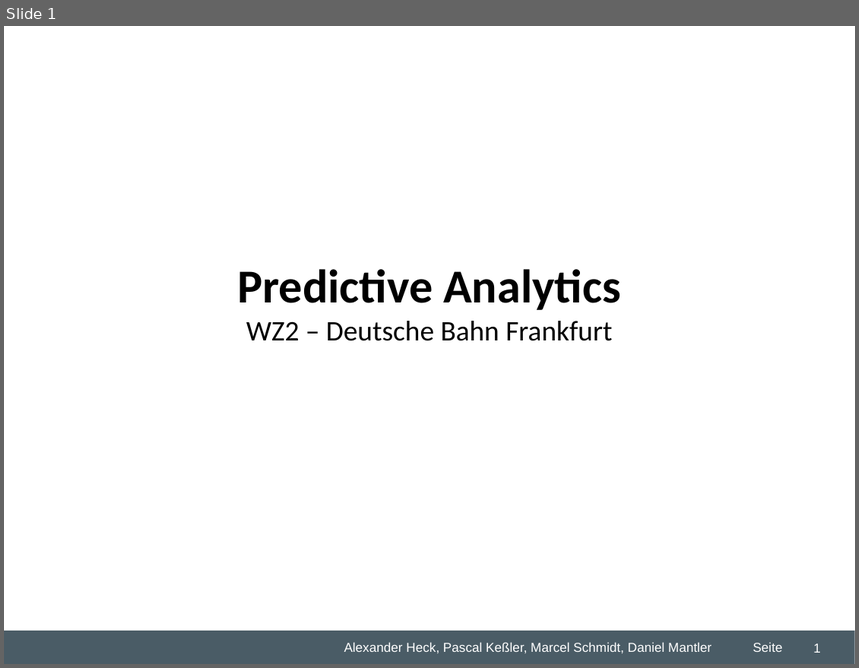
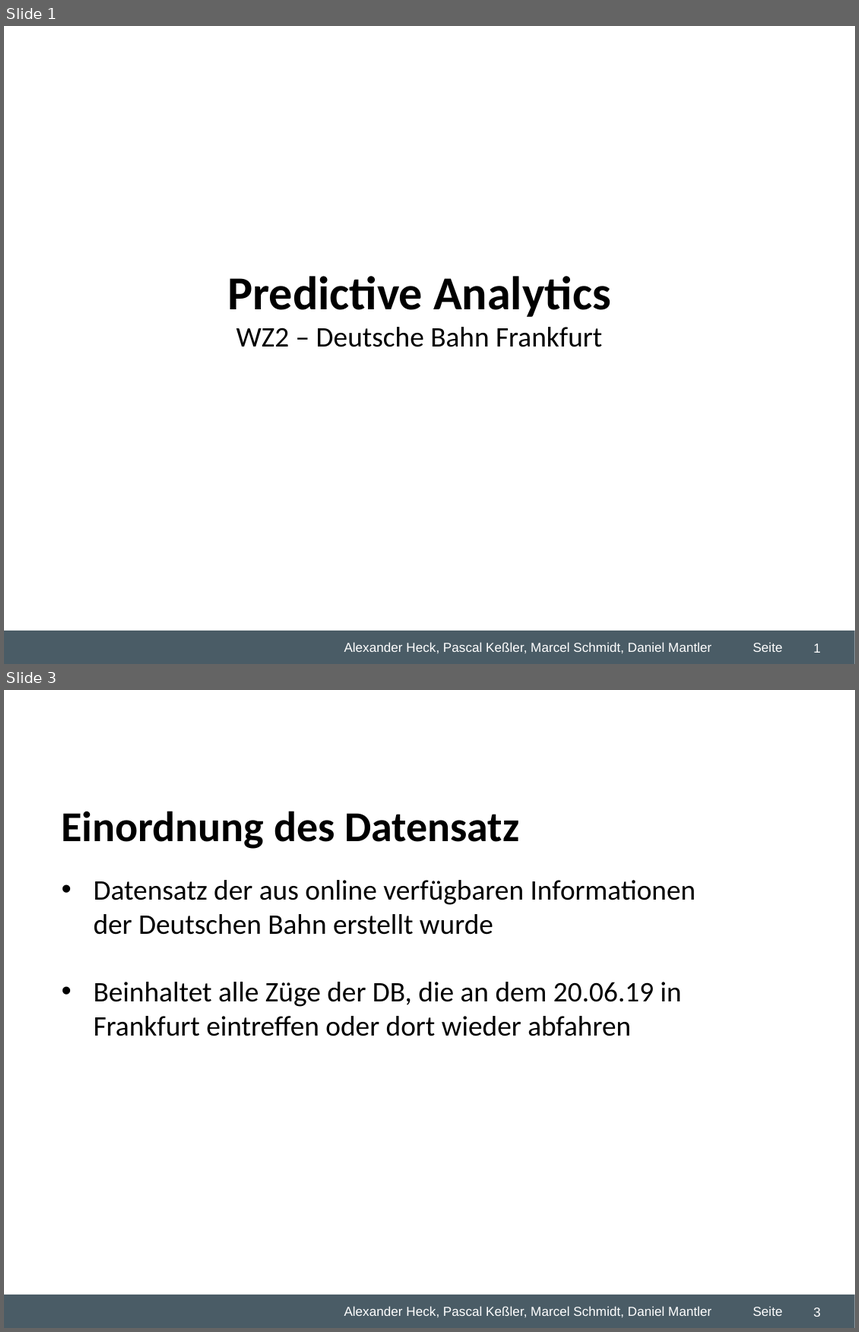
Before and after one commit to dmntlr/predictiveproject, a slide deck: Desktop/Studium/5. Semester/Predictive Analytics/Gruppenarbeit/WZ2 Predicitve Analytics Übung.ppt. Shown one above the other, each under a label of ours: slide 1 before the commit, slides 1 and 3 after it; the slides between them are not shown. The pictures are 859x668 and 859x1332 pixels, drawn with LibreOffice and Linux fonts; fonts in the diff are those of the drawing; background and template pictures are left out. Boxes give left, top, right and bottom in pixels: in the first picture for what was removed or moved away, otherwise in the second. Text is boxed around its words. In the diff, an @@ line names an element or a change of style, - is before the commit and + after.

```diff
--- a/Desktop/Studium/5. Semester/Predictive Analytics/Gruppenarbeit/WZ2 Predicitve Analytics Übung.ppt
+++ b/Desktop/Studium/5. Semester/Predictive Analytics/Gruppenarbeit/WZ2 Predicitve Analytics Übung.ppt
@@ slide 3 added at (4, 690, 855, 1328), background #FFFFFF; not listed: 5 template elements that a slide beside it also shows @@
@@ text added at (62, 811, 519, 849), 36 pt, text #000000, bold @@
+Einordnung des Datensatz
@@ text added at (94, 880, 696, 1037), 24 pt, text #000000 @@
+• Datensatz der aus online verfügbaren Informationen der Deutschen Bahn erstellt wurde
+• Beinhaltet alle Züge der DB, die an dem 20.06.19 in Frankfurt eintreffen oder dort wieder abfahren
@@ page number added at (813, 1308, 821, 1317), 11 pt, text #FFFFFF @@
+3
@@ slide 1 changed as well @@
@@ text "Predictive Analytics": place and size @@
-text "Predictive Analytics" at (238, 269, 621, 341)
+text "Predictive Analytics" at (227, 276, 611, 347)
```
Also in this commit, not shown: 5 other slides added, 2 slides removed, 2 other files.
